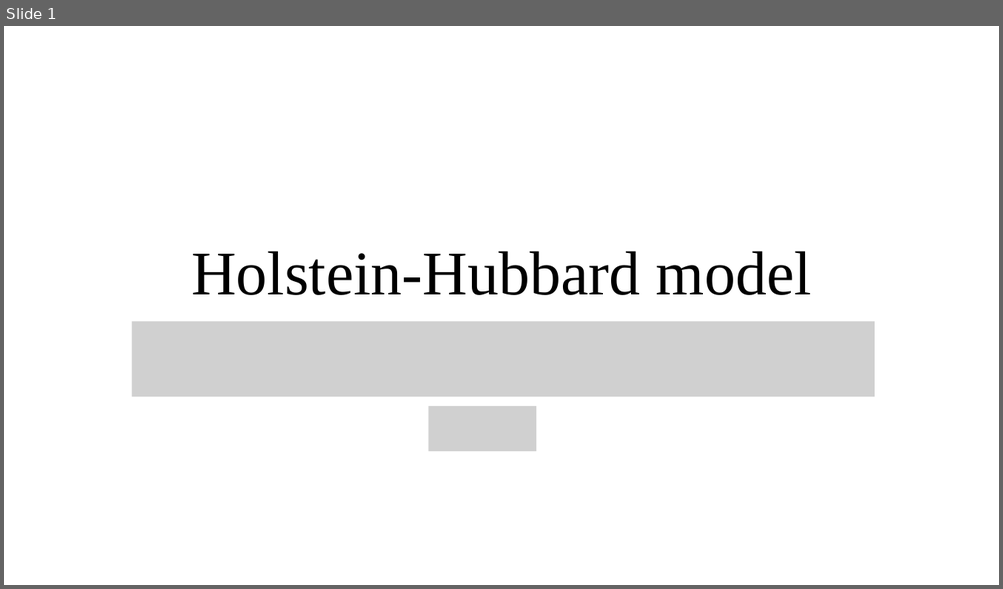
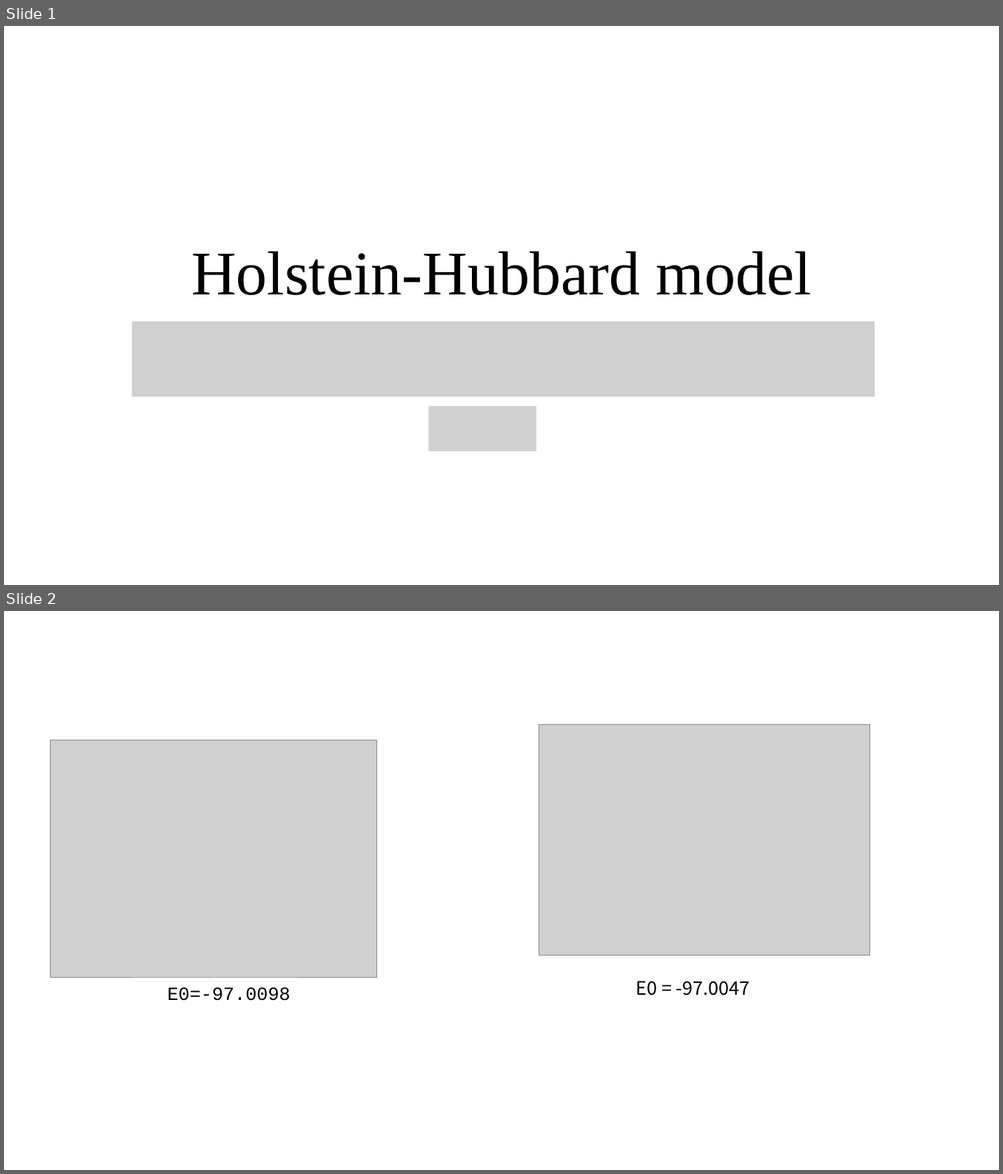
Before and after one commit to QuantumLiquids/SSH-Hubbard, a slide deck: note/HolsteinNote.pptx. Shown one above the other, each under a label of ours: slide 1 before the commit, slides 1 and 2 after it. The pictures are 1003x589 and 1003x1174 pixels, drawn with LibreOffice and Linux fonts; fonts in the diff are those of the drawing; grey boxes stand for pictures. Boxes give left, top, right and bottom in pixels: in the first picture for what was removed or moved away, otherwise in the second. Text is boxed around its words. In the diff, an @@ line names an element or a change of style, - is before the commit and + after.

```diff
--- a/note/HolsteinNote.pptx
+++ b/note/HolsteinNote.pptx
@@ slide 2 added at (4,611,999,1170), background #FFFFFF @@
@@ picture added at (51,740,376,978) @@
@@ picture added at (539,724,870,956) @@
@@ text added at (168,988,290,1001), 18 pt, text #000000 @@
+E0=-97.0098
@@ text added at (636,981,750,996), 18 pt, text #000000 @@
+E0 = -97.0047
```
Also in this commit, not shown: 2 other slides added, 7 other files.
